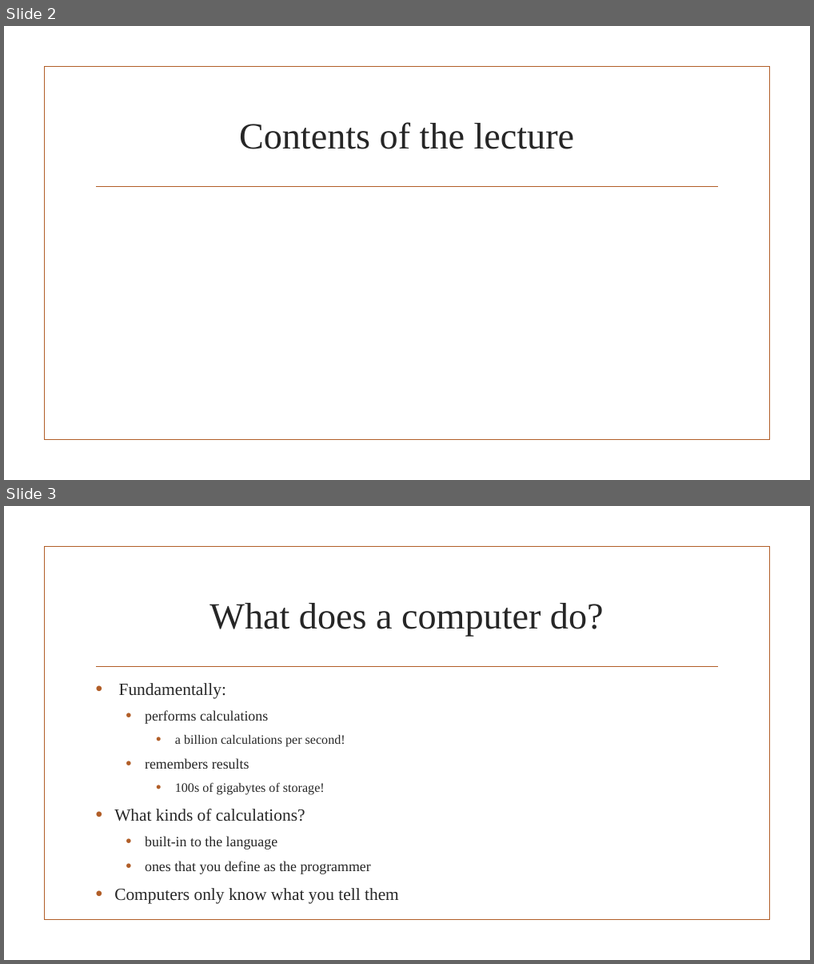
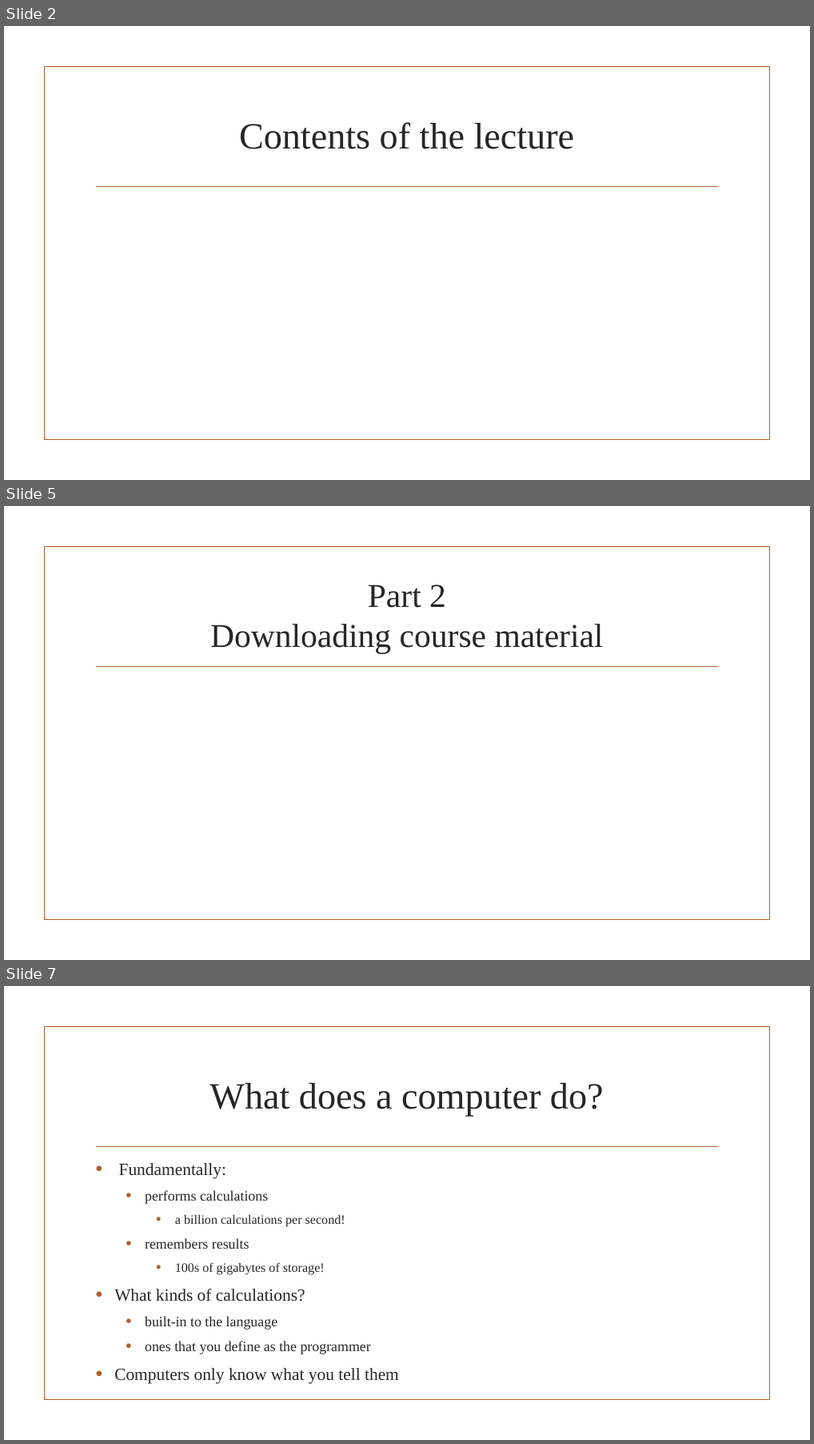
Before and after one commit to muradtariq-tk/Python-Basics, a slide deck: Lecture 1/SLide 1.pptx. Shown one above the other, each under a label of ours: slides 2 and 3 before the commit, slides 2, 5 and 7 after it; the slides between them are not shown. The pictures are 814x964 and 814x1444 pixels, drawn with LibreOffice and Linux fonts; fonts in the diff are those of the drawing; background and template pictures are left out. Boxes give left, top, right and bottom in pixels: in the first picture for what was removed or moved away, otherwise in the second. Text is boxed around its words. In the diff, an @@ line names an element or a change of style, - is before the commit and + after.

```diff
--- a/Lecture 1/SLide 1.pptx
+++ b/Lecture 1/SLide 1.pptx
@@ slide 5 added at [4,506,810,960], background picture (left out); not listed: 2 template elements that a slide beside it also shows @@
@@ title added at [210,584,604,654], 39.6 pt, text #262626 @@
+Part 2
+Downloading course material
@@ what was slide 3 is now slide 7 @@
```
Also in this commit, not shown: 1 slide changed, 3 other slides added, 46 other files.
